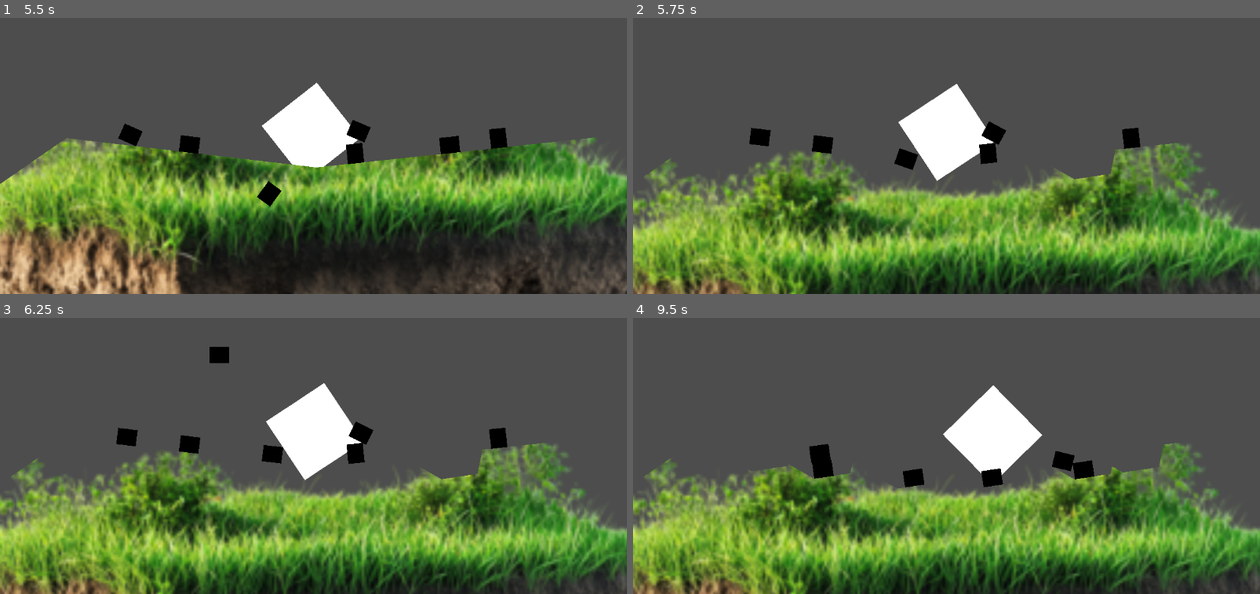
Above: before the commit, frames 1-4 (two rows, left to right).
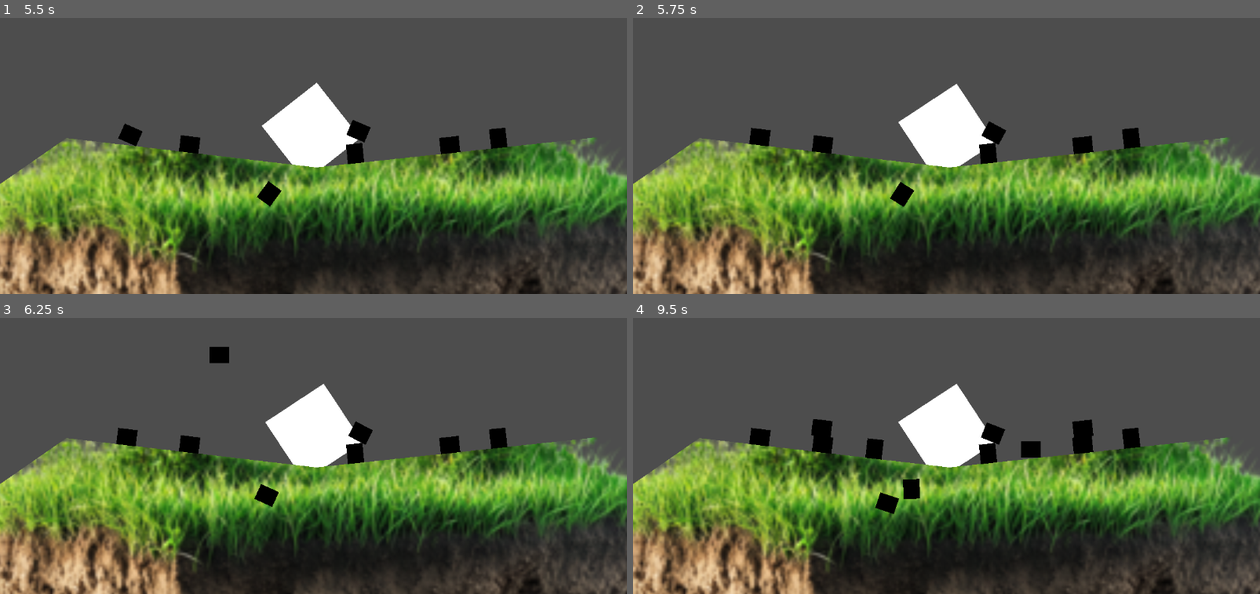
Above: after the commit, the same moments.

Repository: t0qen/baudo-game-jam-autumn
Game: Godot game, scene res://scenes/maintest.tscn
Two runs of this game, one before a commit and one after it. Both use one fixed random seed, a clock stepped at 60 frames per second and the inputs below.
Inputs (mouse positions are in pixels of both pictures, inside the frame that each line leads up to):
- Up to frame 1 (5.5 s): move the mouse to (451, 100) at 0.52 s; click (451, 100) at 0.67 s; move the mouse to (188, 136) at 1.27 s; click (188, 136) at 1.42 s; move the mouse to (376, 40) at 2.02 s; click (376, 40) at 2.17 s; move the mouse to (282, 189) at 2.77 s; click (282, 189) at 2.92 s; move the mouse to (501, 169) at 3.52 s; click (501, 169) at 3.67 s; move the mouse to (125, 64) at 4.27 s; click (125, 64) at 4.42 s; move the mouse to (344, 117) at 5.02 s; click (344, 117) at 5.17 s
- Up to frame 2 (5.75 s): no input
- Up to frame 3 (6.25 s): move the mouse to (219, 329) at 5.77 s; click (219, 329) at 5.92 s
- Up to frame 4 (9.5 s): move the mouse to (1084, 400) at 6.52 s; click (1084, 400) at 6.67 s; move the mouse to (821, 436) at 7.27 s; click (821, 436) at 7.42 s; move the mouse to (1009, 340) at 8.02 s; click (1009, 340) at 8.17 s; move the mouse to (915, 489) at 8.77 s; click (915, 489) at 8.92 s

Frame 1 is identical in both runs. In frame 2, 46% of the frame differs, in the area x 0-100%, y 24-100%; in frame 3, 46%; in frame 4, 51%, in the area x 0-100%, y 23-100%.
Error after the commit: Attempt to call function 'destruct' in base 'null instance' on a null instance. (res://scripts/grenade.gd:22)

Commit message:
Success work of destructible terrain 2d

Diff:
--- /dev/null
+++ b/scenes/testcterrain.tscn
@@ -0,0 +1,23 @@
+[gd_scene load_steps=4 format=3 uid="uid://cc00vx8w53ssx"]
+
+[ext_resource type="Script" uid="uid://cirlbe2taub67" path="res://scripts/testcterrain.gd" id="1_crty7"]
+[ext_resource type="Script" uid="uid://d15ayypla04li" path="res://scripts/DestructiblePolygon2D.gd" id="2_pq4jt"]
+[ext_resource type="Texture2D" uid="uid://hht7qnmjl72w" path="res://icon.svg" id="3_crty7"]
+
+[node name="testcollsions" type="Node2D"]
+script = ExtResource("1_crty7")
+
+[node name="DestructiblePolygon2D" type="Node2D" parent="."]
+script = ExtResource("2_pq4jt")
+collidable = true
+
+[node name="Polygon2D" type="Polygon2D" parent="DestructiblePolygon2D"]
+position = Vector2(-360, -3)
+scale = Vector2(2.6692073, 1.0056751)
+texture = ExtResource("3_crty7")
+texture_offset = Vector2(2, 0)
+texture_scale = Vector2(0.5, 0.5)
+polygon = PackedVector2Array(30.069122, -1.7166405, 5.0088196, 7.9219437, -0.0032348633, 20.644878, -2.3164978, 44.93411, -1.6226196, 227.02655, 9.400299, 250.35156, 21.275024, 254.59253, 229.92899, 253.74463, 247.74109, 244.83858, 251.98206, 232.96384, 253.25319, 25.581188, 249.01219, 18.371529, 245.19533, 9.041378, 232.8965, -2.4092588)
+uv = PackedVector2Array(30.069122, -1.7166405, 5.0088196, 7.9219437, -0.0032348633, 20.644878, -2.3164978, 44.93411, -1.6226196, 227.02655, 9.400299, 250.35156, 21.275024, 254.59253, 229.92899, 253.74463, 247.74109, 244.83858, 251.98206, 232.96384, 253.25319, 25.581188, 249.01219, 18.371529, 245.19533, 9.041378, 232.8965, -2.4092588)
+
+[node name="Camera2D" type="Camera2D" parent="."]
--- /dev/null
+++ b/scripts/DestructiblePolygon2D.gd
@@ -0,0 +1,314 @@
+#@tool
+class_name DestructiblePolygon2D
+extends Node2D
+## A node for free-form destruction (and creation) of polygonal terrain.
+## Define the initial terrain with [Polygon2D] children, then call [member destruct] on it to erase a polygonal area.
+
+## If [code]true[/code], the node is collidable as a static body (in layer 1).
+@export var collidable: bool: set = set_collidable
+## If [code]true[/code], the node is freed automatically when destructed completely.
+@export var free_when_empty: bool
+## Vertices are deleted if they are less than this number of pixels away from both adjacent vertices.
+## A higher value increases performance, but reduces visual and area calculation accuracy.
+@export_range(0, 16) var simplification := 8.0
+
+@onready var _has_been_collidable := collidable
+
+func _ready():
+	if Engine.is_editor_hint():
+		return
+
+	if collidable:
+		for polygon_2d in get_children():
+			add_collision_polygon(polygon_2d)
+
+			update_bounds_and_area(polygon_2d, polygon_2d.polygon)
+	else:
+		for polygon_2d in get_children():
+			update_bounds_and_area(polygon_2d, polygon_2d.polygon)
+
+## Clips [param polygon] against itself [param at_global_position], and returns the destructed area in pixels.
+func destruct(polygon: PackedVector2Array, at_global_position := Vector2.ZERO) -> float:
+	var mask = Transform2D(0, at_global_position - global_position) * polygon
+	var minX = INF
+	var minY = INF
+	var maxX = -INF
+	var maxY = -INF
+
+	for point in mask:
+		minX = min(minX, point.x)
+		minY = min(minY, point.y)
+		maxX = max(maxX, point.x)
+		maxY = max(maxY, point.y)
+
+	var mask_bounds = Rect2(minX, minY, maxX - minX, maxY - minY)
+	var area_sum = 0
+	var empty = free_when_empty
+
+	for polygon_2d in get_children():
+		if polygon_2d.get_meta('bounds').intersects(mask_bounds):
+			var old_area = polygon_2d.get_meta('area')
+			var new_area = _destruct_child(polygon_2d, mask)
+
+			area_sum += old_area - new_area
+
+			if new_area > 0:
+				empty = false
+		else:
+			empty = false
+
+	if empty:
+		queue_free()
+
+	return area_sum
+
+func _destruct_child(polygon_2d, mask):
+	var clipped_polygons = Geometry2D.clip_polygons(polygon_2d.polygon, mask)
+
+	match clipped_polygons.size():
+		0:
+			polygon_2d.queue_free()
+
+			return 0
+		1:
+			var polygon = polygon_2d.polygon
+			var polygon_size = polygon.size()
+			var polygon_changed = polygon_size != clipped_polygons[0].size()
+
+			if !polygon_changed:
+				var index = clipped_polygons[0].find(polygon[0])
+
+				if index == -1:
+					polygon_changed = true
+				else:
+					for j in range(1, polygon_size):
+						if clipped_polygons[0][(index + j) % polygon_size] != polygon[j]:
+							polygon_changed = true
+
+							break
+
+			if !polygon_changed:
+				return polygon_2d.get_meta('area')
+		2:
+			if Geometry2D.is_polygon_clockwise(clipped_polygons[1]):
+				var boundary_size = clipped_polygons[0].size()
+				var hole_size = clipped_polygons[1].size()
+
+				for i in boundary_size:
+					var link1 = [clipped_polygons[0][i], null]
+
+					for j in hole_size:
+						link1[1] = clipped_polygons[1][j]
+
+						if !Geometry2D.clip_polyline_with_polygon(link1, clipped_polygons[0]).is_empty():
+							continue
+
+						if !Geometry2D.intersect_polyline_with_polygon(link1, clipped_polygons[1]).is_empty():
+							continue
+
+						for k in range(i + 1, boundary_size):
+							var link2 = [clipped_polygons[0][k], null]
+
+							for l in hole_size:
+								if l == j:
+									continue
+
+								link2[1] = clipped_polygons[1][l]
+
+								if !Geometry2D.clip_polyline_with_polygon(link2, clipped_polygons[0]).is_empty():
+									continue
+
+								if !Geometry2D.intersect_polyline_with_polygon(link2, clipped_polygons[1]).is_empty():
+									continue
+
+								if Geometry2D.segment_intersects_segment(link1[0], link1[1], link2[0], link2[1]) != null:
+									continue
+
+								var part1 = PackedVector2Array()
+								var part2 = PackedVector2Array()
+
+								for m in boundary_size:
+									if m >= i && m <= k:
+										part1.push_back(clipped_polygons[0][m])
+
+									if m <= i:
+										part2.push_back(clipped_polygons[0][m])
+
+									if m >= k:
+										part2.insert(m - k, clipped_polygons[0][m])
+
+								var m = l
+
+								while true:
+									part1.push_back(clipped_polygons[1][m])
+
+									if m == j:
+										break
+
+									m = (m + 1) % hole_size
+
+								while true:
+									part2.push_back(clipped_polygons[1][m])
+
+									if m == l:
+										break
+
+									m = (m + 1) % hole_size
+
+								var area1 = _update_or_create(polygon_2d, part1, part1.size(), false)
+								var area2 = _update_or_create(polygon_2d, part2, part2.size(), true)
+
+								return area1 + area2
+
+	var area_sum = 0
+
+	for i in clipped_polygons.size():
+		area_sum += _update_or_create(polygon_2d, clipped_polygons[i], clipped_polygons[i].size(), i > 0)
+
+	return area_sum
+
+func _update_or_create(polygon_2d, polygon, size, new):
+	if size > 128:
+		var i = size / 2
+		var step = 1
+
+		while true:
+			for j in size:
+				var k = (j + i) % size
+
+				if !Geometry2D.clip_polyline_with_polygon([polygon[j], polygon[k]], polygon).is_empty():
+					continue
+
+				var part1 = PackedVector2Array()
+				var part2 = PackedVector2Array()
+				var l = j
+
+				while true:
+					part1.push_back(polygon[l])
+
+					if l == k:
+						break
+
+					l = (l + 1) % size
+
+				while true:
+					part2.push_back(polygon[l])
+
+					if l == j:
+						break
+
+					l = (l + 1) % size
+
+				var area1 = _update_or_create(polygon_2d, part1, i + 1, new)
+				var area2 = _update_or_create(polygon_2d, part2, size - i + 1, true)
+
+				return area1 + area2
+
+			i += step
+
+			step = -step
+			step += sign(step)
+
+	if simplification > 0:
+		var simplified_polygon = PackedVector2Array()
+		var previous_point = polygon[polygon.size() - 1]
+		var previous_distance = previous_point.distance_to(polygon[polygon.size() - 2])
+
+		for point in polygon:
+			var distance = point.distance_to(previous_point)
+
+			if previous_distance >= simplification || distance >= simplification:
+				simplified_polygon.push_back(previous_point)
+
+				previous_distance = distance
+			else:
+				previous_distance += distance
+
+			previous_point = point
+
+		if simplified_polygon.size() < 3:
+			if !new:
+				polygon_2d.queue_free()
+
+			return 0
+
+		polygon = simplified_polygon
+
+	if new:
+		polygon_2d = polygon_2d.duplicate()
+		# polygon_2d.modulate = Color(randf(), randf(), randf())
+
+		call_deferred('add_child', polygon_2d)
+
+	polygon_2d.polygon = polygon
+
+	if _has_been_collidable:
+		polygon_2d.get_child(0).get_child(0).polygon = polygon
+
+	return update_bounds_and_area(polygon_2d, polygon)
+
+## When adding a [Polygon2D] child at runtime, call this.
+func update_bounds_and_area(polygon_2d: Polygon2D, polygon: PackedVector2Array) -> float:
+	var minX = INF
+	var minY = INF
+	var maxX = -INF
+	var maxY = -INF
+	var area = 0
+	var previous_point = polygon[polygon.size() - 1]
+
+	for point in polygon:
+		minX = min(minX, point.x)
+		minY = min(minY, point.y)
+		maxX = max(maxX, point.x)
+		maxY = max(maxY, point.y)
+
+		area += previous_point.x * point.y
+		area -= previous_point.y * point.x
+
+		previous_point = point
+
+	polygon_2d.set_meta('bounds', Rect2(minX, minY, maxX - minX, maxY - minY))
+	polygon_2d.set_meta('area', area / 2)
+
+	return area / 2
+
+## When adding a [Polygon2D] child at runtime, call this if [member collidable] is [code]true[/code].
+func add_collision_polygon(polygon_2d: Polygon2D):
+	var static_body_2d = StaticBody2D.new()
+	var collision_polygon_2d = CollisionPolygon2D.new()
+
+	collision_polygon_2d.polygon = polygon_2d.polygon
+
+	static_body_2d.add_child(collision_polygon_2d)
+	polygon_2d.add_child(static_body_2d)
+
+func set_collidable(value):
+	collidable = value
+
+	if Engine.is_editor_hint() || !is_inside_tree():
+		return
+
+	if collidable:
+		if _has_been_collidable:
+			for polygon_2d in get_children():
+				polygon_2d.get_child(0).get_child(0).set_deferred('disabled', false)
+		else:
+			for polygon_2d in get_children():
+				add_collision_polygon(polygon_2d)
+
+			_has_been_collidable = true
+	elif _has_been_collidable:
+		for polygon_2d in get_children():
+			polygon_2d.get_child(0).get_child(0).set_deferred('disabled', true)
+
+func _get_configuration_warnings():
+	var children = get_children()
+
+	for child in children:
+		if !child is Polygon2D:
+			return ['A DestructiblePolygon2D may only have Polygon2D children.']
+
+	if children.size() == 0:
+		return ['A DestructiblePolygon2D requires at least one Polygon2D child to define its initial polygon(s).']
+
+	return []
--- a/scripts/grenade.gd
+++ b/scripts/grenade.gd
@@ -9,7 +9,16 @@
 
 func _on_timer_timeout() -> void:
 	# On récupère le terrain (nom exact: "Terrain1") depuis le parent ou la scène
-	var terrain = get_parent().get_node("Terrain1")
-	if terrain != null:
-		terrain.clip(destruction_polygon)
+	var terrain = get_parent().get_node("DestructiblePolygon2D")
+
+	var radius = 100.0
+	var segments = 32
+	var polygon = PackedVector2Array()
+	for i in range(segments):
+		var angle = TAU * i / segments
+		polygon.append(Vector2(cos(angle), sin(angle)) * radius)
+
+	# "Destruct" prend un polygone (forme du trou) et une position globale
+	var destroyed_area = terrain.destruct(polygon, global_position)
+	print("Destroyed area:", destroyed_area)
 	queue_free()
--- /dev/null
+++ b/scripts/testcterrain.gd
@@ -0,0 +1,28 @@
+extends Node2D
+
+var grenade = preload("res://scenes/projectiles/grenade.tscn")
+var grenadeInstance = grenade.instantiate()
+var mouse_position
+
+# Called when the node enters the scene tree for the first time.
+func _ready() -> void:
+	pass # Replace with function body.
+
+
+# Called every frame. 'delta' is the elapsed time since the previous frame.
+func _process(delta: float) -> void:
+	pass
+
+func _input(event: InputEvent) -> void:
+	if event.is_action_pressed("Faire spawn bombe (pas définitif)"):
+		spawn_enfant()
+
+func spawn_enfant():
+	# Créer une nouvelle instance de la scène
+	var nouvelle_grenade = grenade.instantiate()
+
+	# Ajouter l'instance comme enfant
+	add_child(nouvelle_grenade)
+
+	# Positionner l'instance à la position de la souris
+	nouvelle_grenade.global_position = get_global_mouse_position()
Not shown, added: scripts/DestructiblePolygon2D.gd.uid
Not shown, added: scripts/testcterrain.gd.uid
